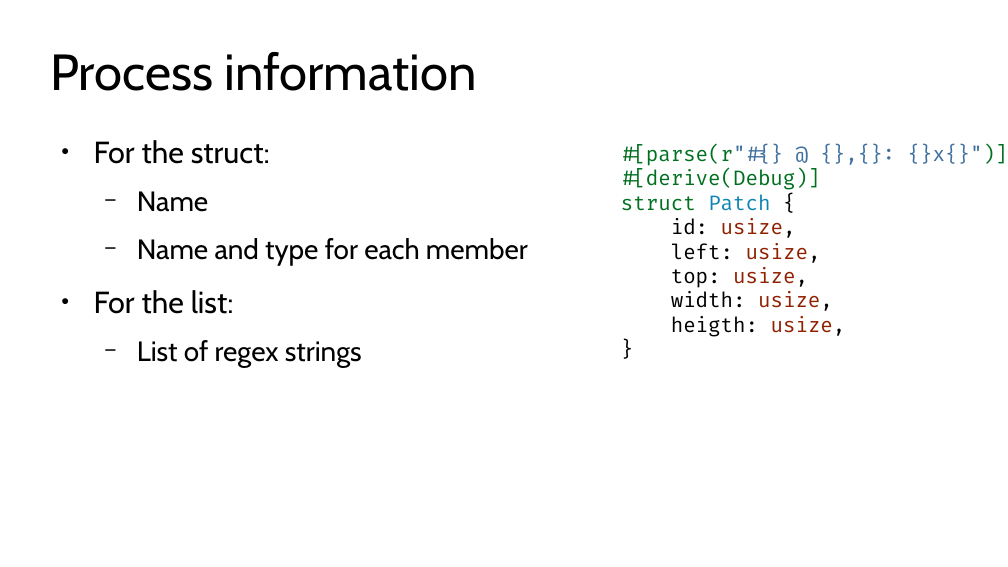
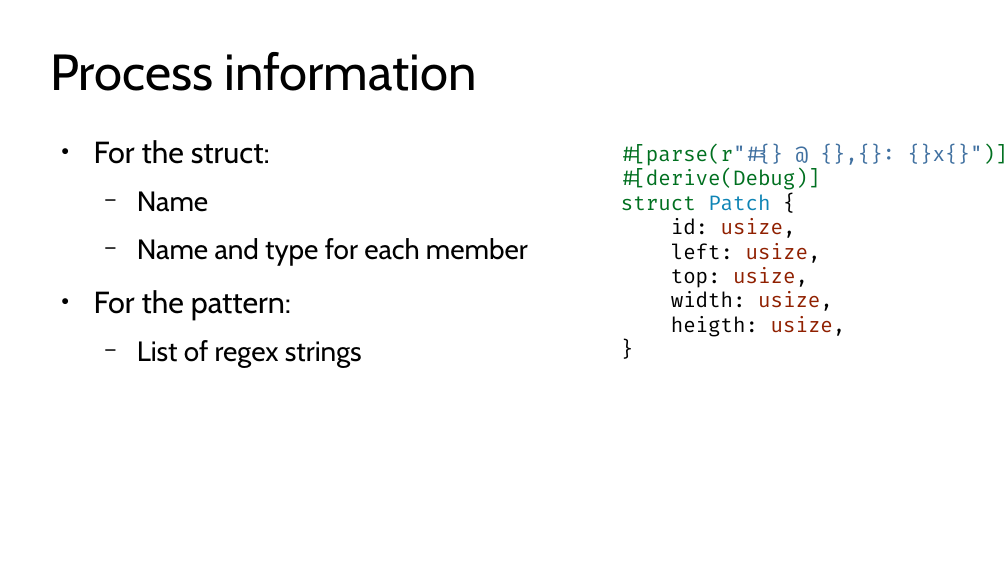
Before and after one commit to fkohlgrueber/proc-macro-talk, a slide deck: slide 19 of proc_macro_talk.odp (slide 18 before the commit). Drawn at 1008x567 pixels with LibreOffice and Linux fonts; fonts in the diff are those of the drawing. Boxes give left, top, right and bottom in pixels: in the first picture for what was removed or moved away, otherwise in the second. Text is boxed around its words. In the diff, an @@ line names an element or a change of style, - is before the commit and + after.

```diff
--- a/proc_macro_talk.odp
+++ b/proc_macro_talk.odp
@@ text at (94, 290, 291, 320): text changed @@
-● For the list:
+● For the pattern:
```
Also in this commit, not shown: 2 other slides changed, 1 slide added, 3 other files.
